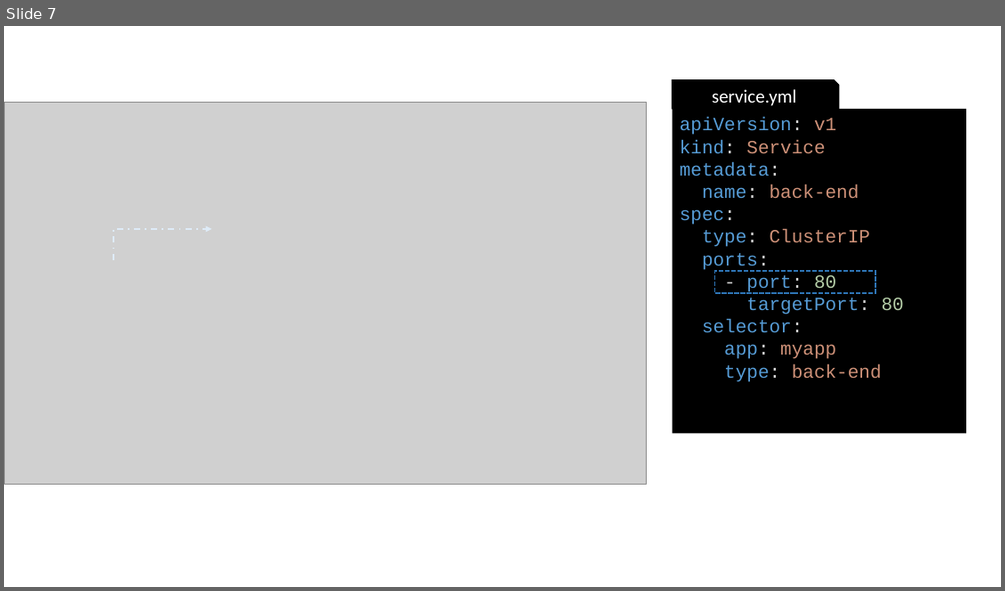
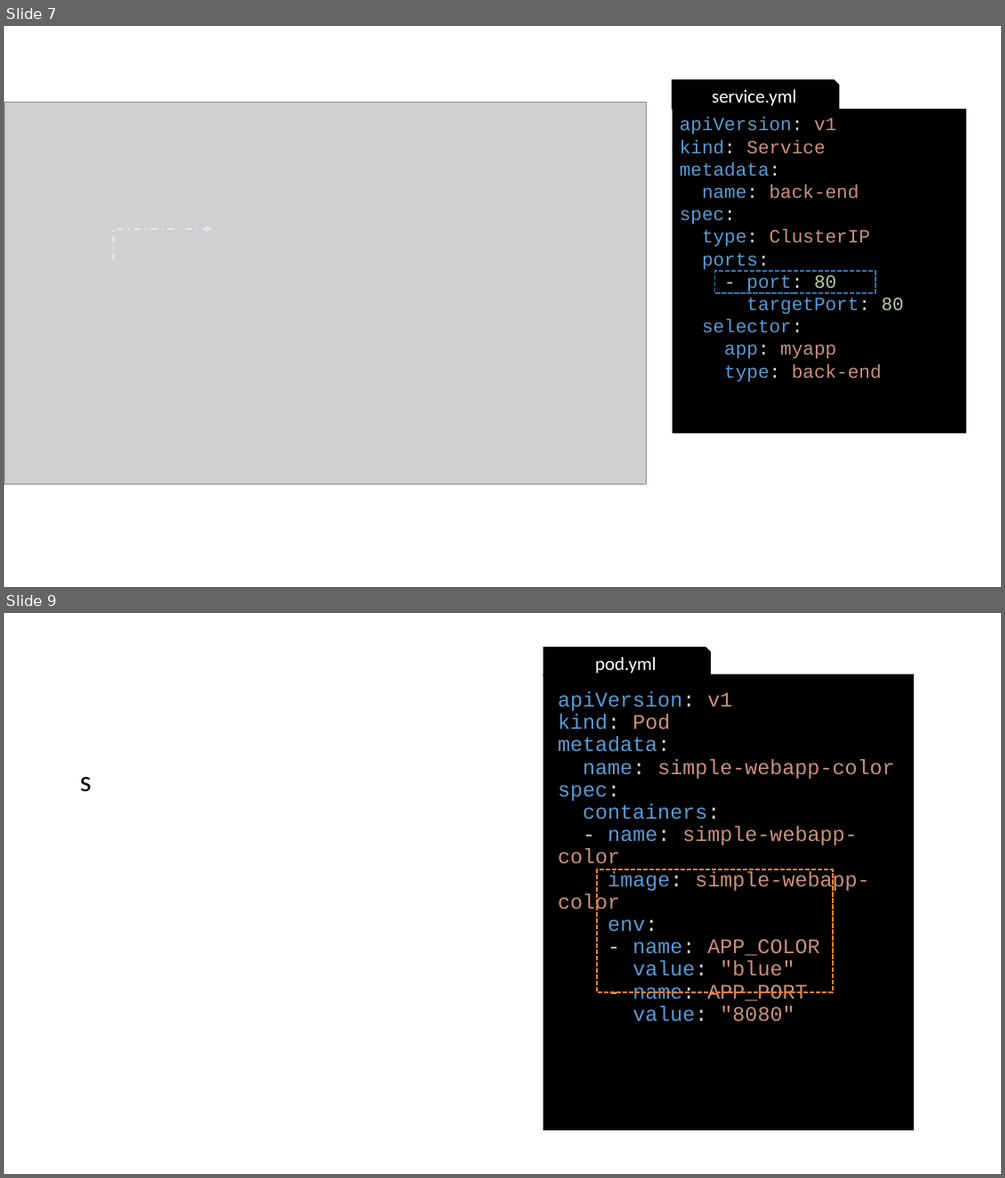
Before and after one commit to gerassimos/kgs, a slide deck: docs/images/slides_images.pptx. Shown one above the other, each under a label of ours: slide 7 before the commit, slides 7 and 9 after it; the slides between them are not shown. The pictures are 1005x591 and 1005x1178 pixels, drawn with LibreOffice and Linux fonts; fonts in the diff are those of the drawing; grey boxes stand for pictures. Boxes give left, top, right and bottom in pixels: in the first picture for what was removed or moved away, otherwise in the second. Text is boxed around its words. In the diff, an @@ line names an element or a change of style, - is before the commit and + after.

```diff
--- a/docs/images/slides_images.pptx
+++ b/docs/images/slides_images.pptx
@@ slide 9 added at (x1=4, y1=613, x2=1001, y2=1174), background #FFFFFF @@
@@ snip rect added at (x1=544, y1=648, x2=711, y2=676), fill #000000, outline #000000 1 pt, 18 pt, text #FFFFFF @@
+pod.yml
@@ rectangle added at (x1=543, y1=674, x2=914, y2=1130), fill #000000, 20 pt, text #CE9178 @@
+apiVersion: v1
+kind: Pod
+metadata:
+name: simple-webapp-color
+spec:
+containers:
+- name: simple-webapp-color
+image: simple-webapp-color
+env:
+- name: APP_COLOR
+value: "blue"
+- name: APP_PORT
+value: "8080"
@@ text added at (x1=80, y1=777, x2=91, y2=792), 28 pt, text #000000 @@
+s
@@ rectangle added at (x1=597, y1=869, x2=833, y2=993), outline #ED7D31 1.5 pt dashed @@
```
Also in this commit, not shown: 2 other slides added, 4 other files.
